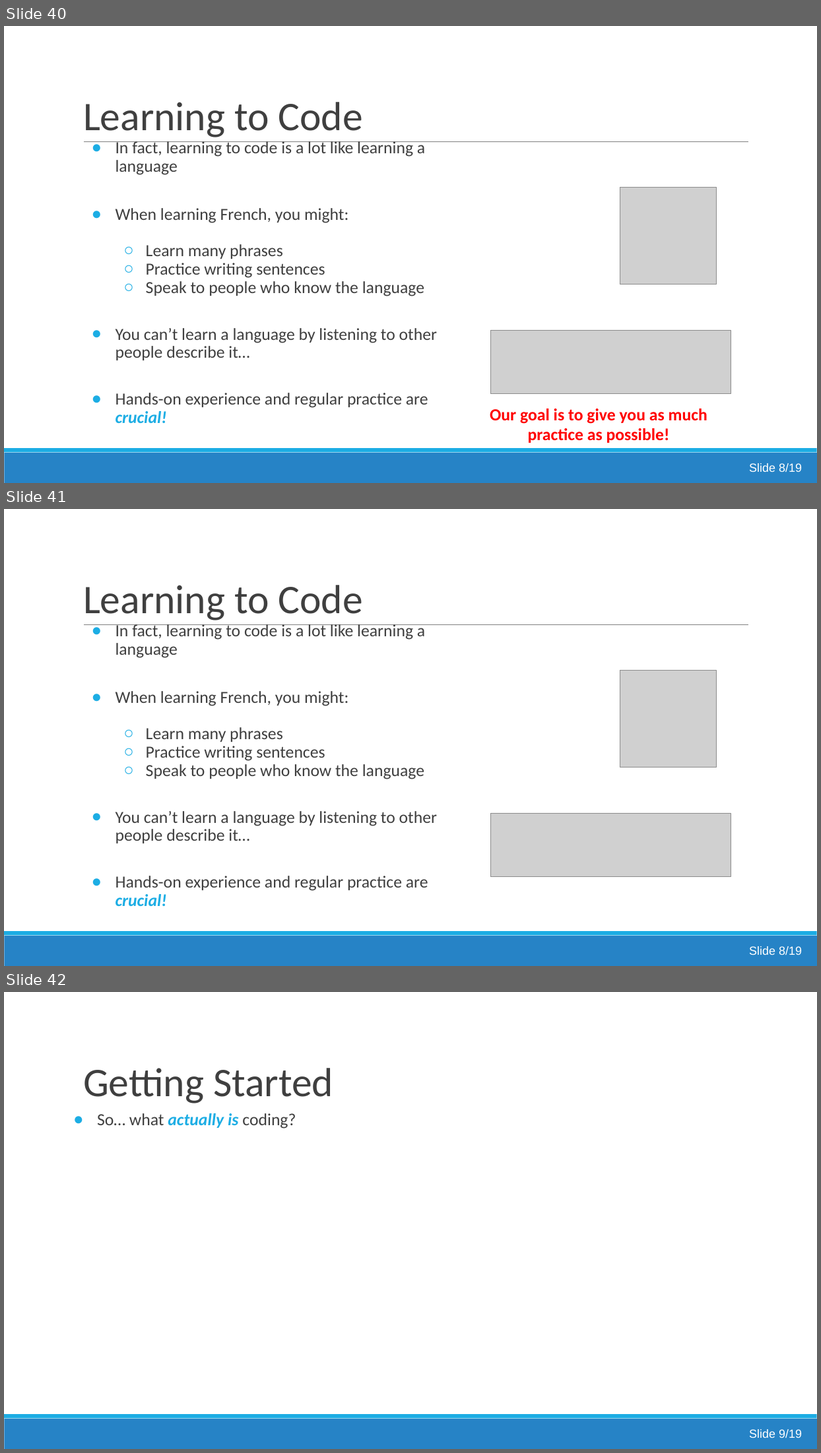
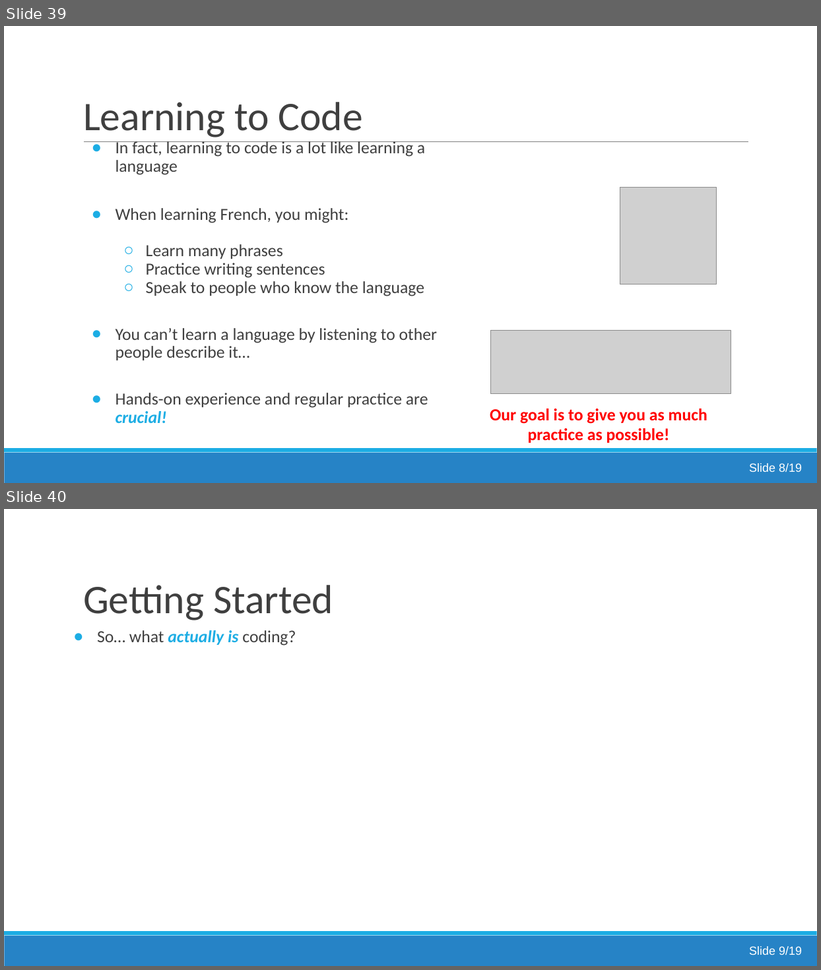
Before and after one commit to jsmartinstats/SCIF10002-2026, a slide deck: 01/Lecture1_Introduction_And_Data_Types.pptx. Shown one above the other, each under a label of ours: slides 40, 41 and 42 before the commit, slides 39 and 40 after it. The pictures are 821x1453 and 821x970 pixels, drawn with LibreOffice and Linux fonts; fonts in the diff are those of the drawing; grey boxes stand for pictures. Boxes give left, top, right and bottom in pixels: in the first picture for what was removed or moved away, otherwise in the second. Text is boxed around its words. In the diff, an @@ line names an element or a change of style, - is before the commit and + after.

```diff
--- a/01/Lecture1_Introduction_And_Data_Types.pptx
+++ b/01/Lecture1_Introduction_And_Data_Types.pptx
@@ slide 41 removed at bbox=[4, 509, 817, 966], background #FFFFFF; not listed: 3 template elements that a slide beside it also shows @@
@@ title removed at bbox=[83, 585, 363, 621] @@
-Learning to Code
@@ text removed at bbox=[116, 625, 437, 906] @@
-● In fact, learning to code is a lot like learning a language
-● When learning French, you might:
-  ○ Learn many phrases
-  ○ Practice writing sentences
-  ○ Speak to people who know the language
-● You can’t learn a language by listening to other people describe it…
-● Hands-on experience and regular practice are crucial!
@@ picture removed at bbox=[620, 671, 717, 768] @@
@@ picture removed at bbox=[491, 813, 731, 877] @@
@@ text removed at bbox=[749, 947, 802, 955] @@
-Slide 8/19
@@ what was slide 40 is now slide 39 @@
@@ what was slide 42 is now slide 40 @@
```
Also in this commit, not shown: 3 slides changed, 1 slide added, 2 other slides removed.
